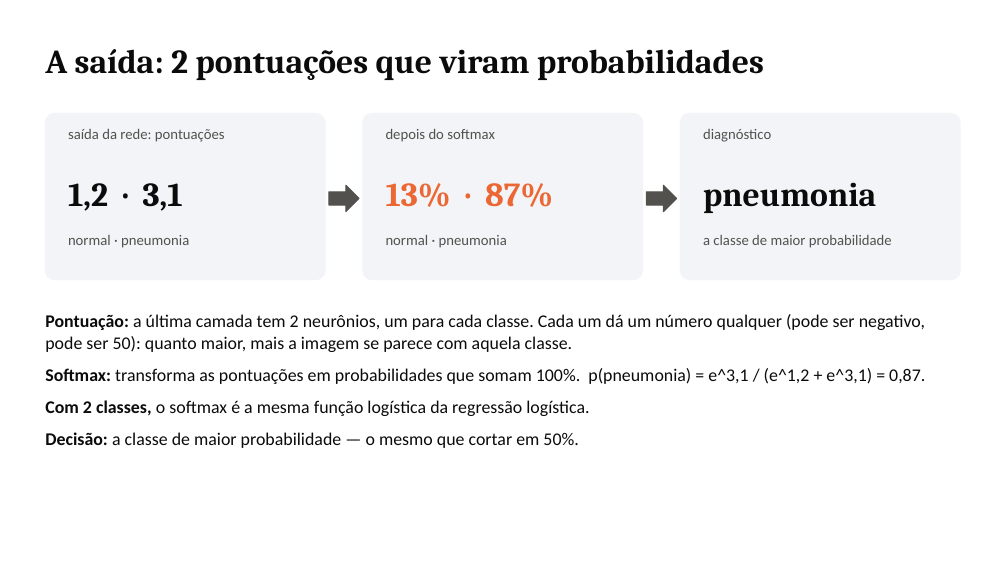
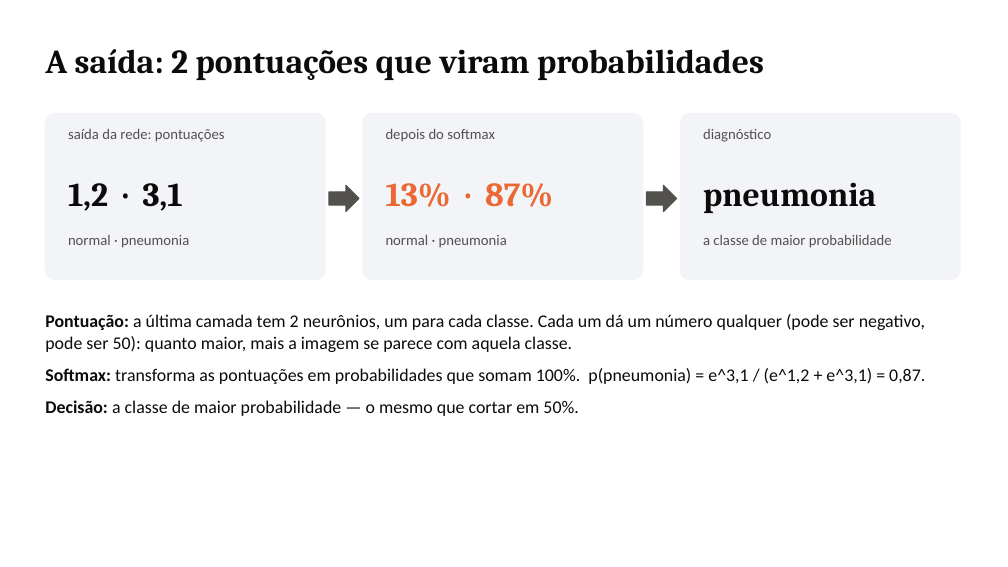
Before and after one commit to DaviPac/topicos-avancados-ia, a slide deck: slide 13 of code/cnn-pneumonia-r/slides/videoaula_cnn_r.pptx. Drawn at 1008x567 pixels with LibreOffice and Linux fonts; fonts in the diff are those of the drawing. Boxes give left, top, right and bottom in pixels: in the first picture for what was removed or moved away, otherwise in the second. Text is boxed around its words. In the diff, an @@ line names an element or a change of style, - is before the commit and + after.

```diff
--- a/code/cnn-pneumonia-r/slides/videoaula_cnn_r.pptx
+++ b/code/cnn-pneumonia-r/slides/videoaula_cnn_r.pptx
@@ text at [45, 400, 589, 416]: paragraph removed @@
-Com 2 classes, o softmax é a mesma função logística da regressão logística.
```
Also in this commit, not shown: 7 other slides changed, 2 other files.
